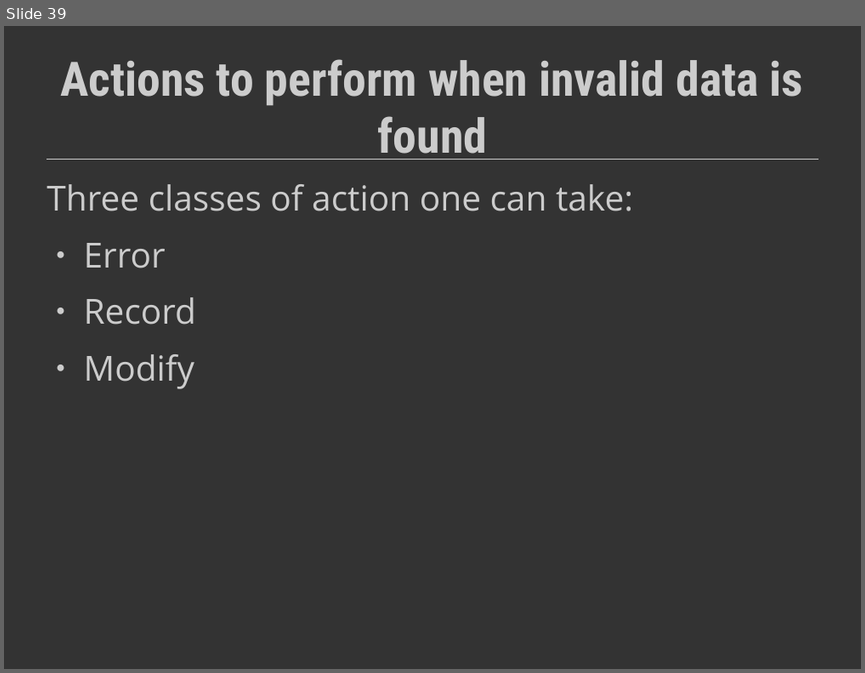
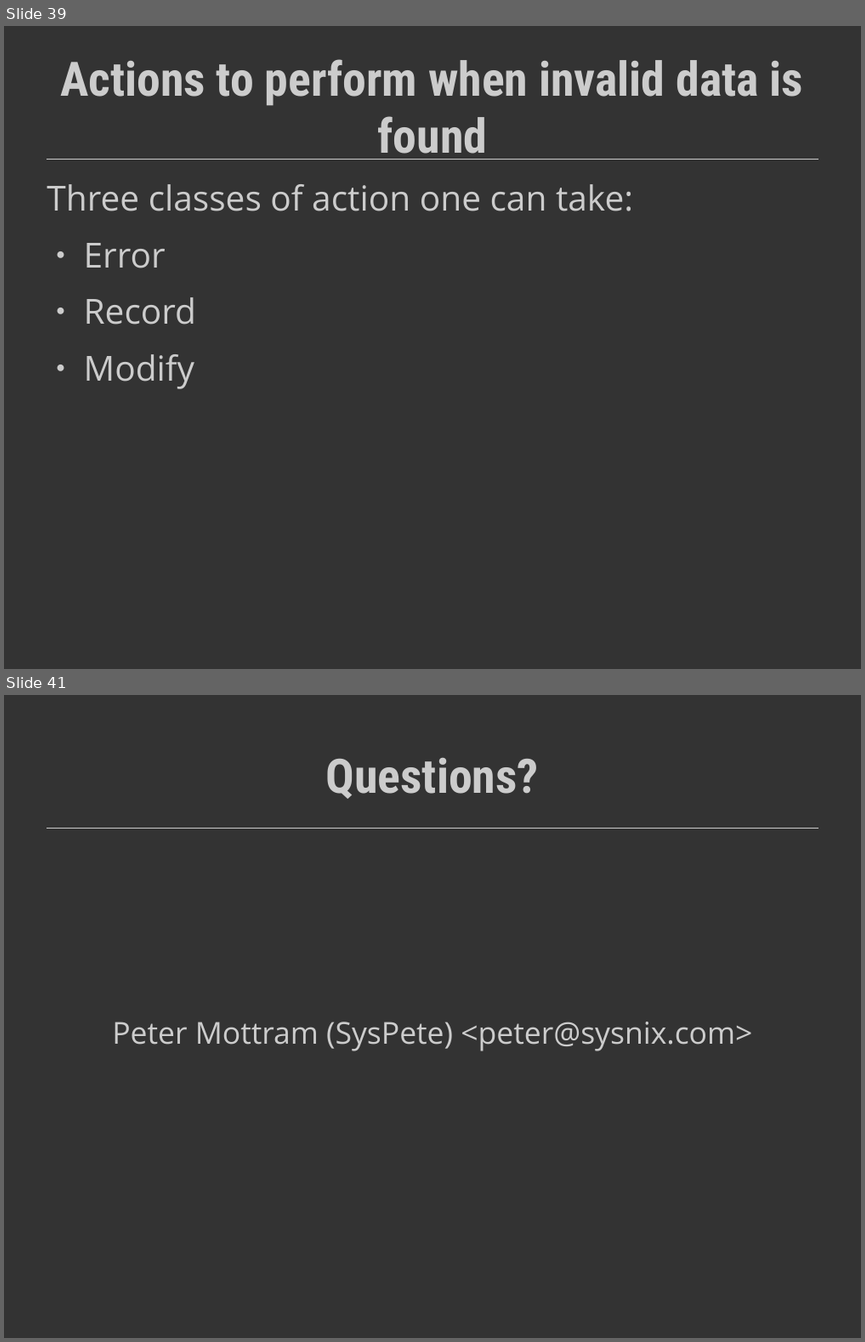
Before and after one commit to SysPete/perl-dancer-conference-2014, a slide deck: security.odp. Shown one above the other, each under a label of ours: slide 39 before the commit, slides 39 and 41 after it; the slides between them are not shown. The pictures are 865x673 and 865x1342 pixels, drawn with LibreOffice and Linux fonts; fonts in the diff are those of the drawing. Boxes give left, top, right and bottom in pixels: in the first picture for what was removed or moved away, otherwise in the second. Text is boxed around its words. In the diff, an @@ line names an element or a change of style, - is before the commit and + after.

```diff
--- a/security.odp
+++ b/security.odp
@@ slide 41 added at <box>4,695,861,1338</box>, background #333333; not listed: 1 template element that a slide beside it also shows @@
@@ title added at <box>326,758,539,799</box>, 44 pt, text #CCCCCC, bold @@
+Questions?
@@ subtitle added at <box>112,1021,752,1051</box>, 28 pt, text #CCCCCC @@
+Peter Mottram (SysPete) <peter@sysnix.com>
```
Also in this commit, not shown: 1 slide changed, 1 other slide added, 1 other file.
